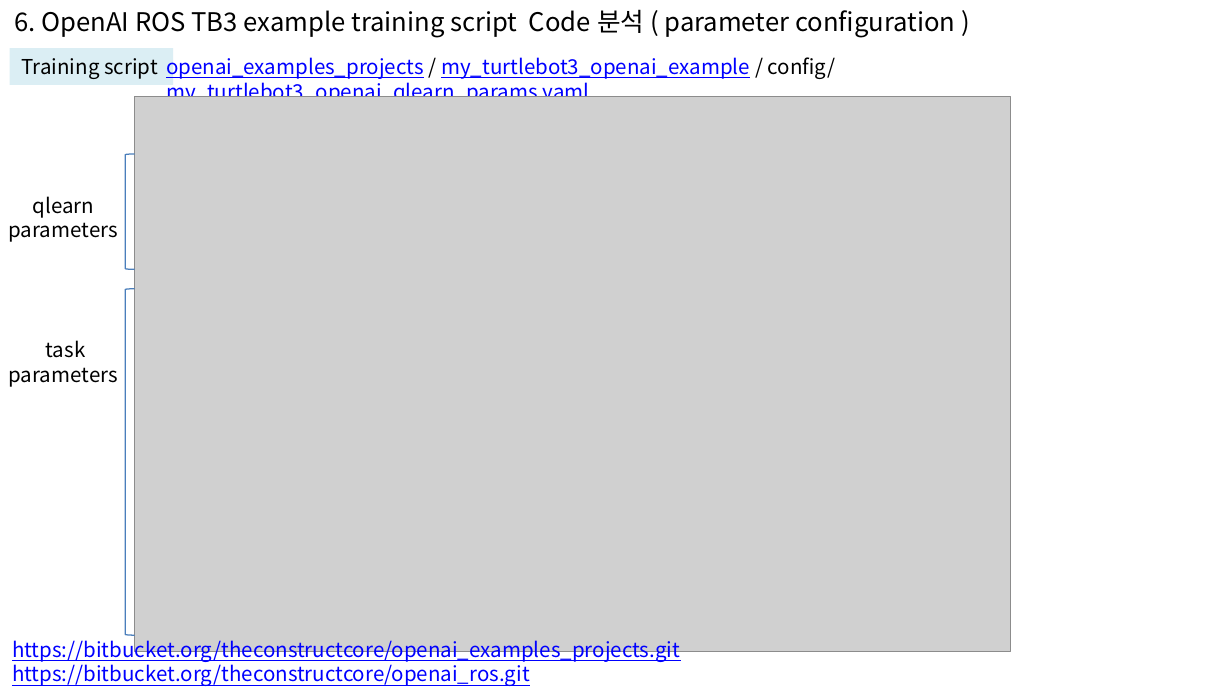
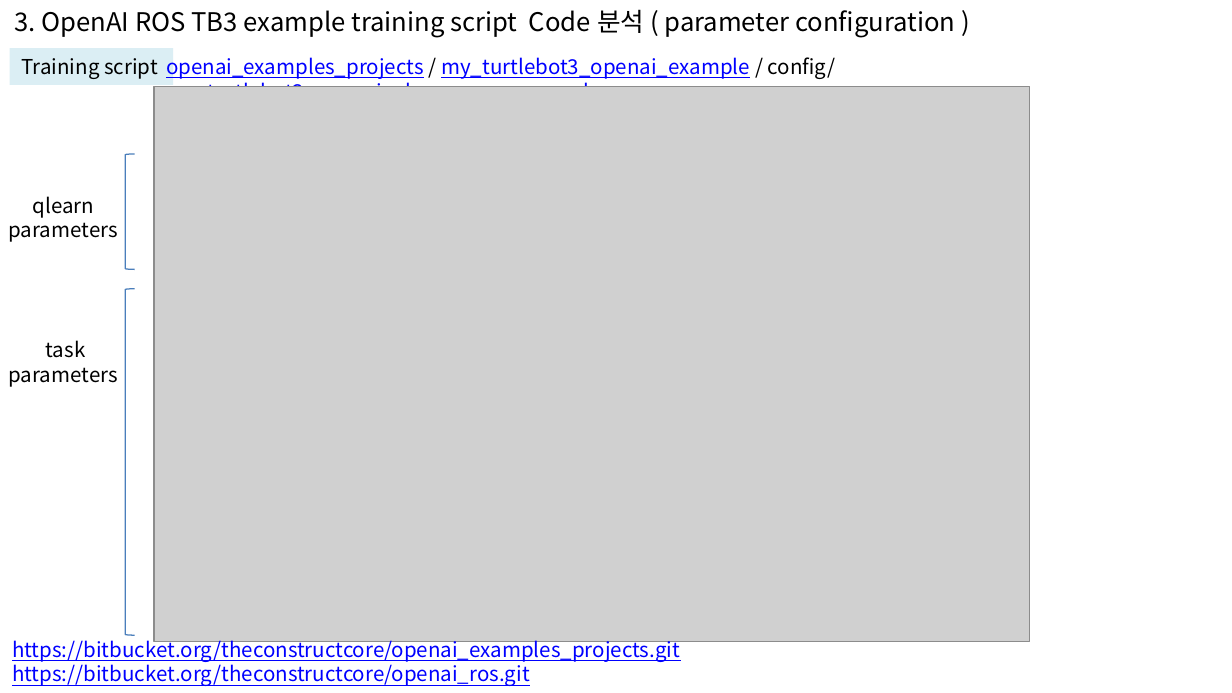
Before and after one commit to jeongam5785/documents, a slide deck: slide 17 of auturbo_2019_spring/auturbo_2019_spring_week5/openai/openai_ros.pptx (slide 15 before the commit). Drawn at 1232x693 pixels with LibreOffice and Linux fonts; fonts in the diff are those of the drawing; grey boxes stand for pictures; background and template pictures are left out. Boxes give left, top, right and bottom in pixels: in the first picture for what was removed or moved away, otherwise in the second. Text is boxed around its words. In the diff, an @@ line names an element or a change of style, - is before the commit and + after.

```diff
--- a/auturbo_2019_spring/auturbo_2019_spring_week5/openai/openai_ros.pptx
+++ b/auturbo_2019_spring/auturbo_2019_spring_week5/openai/openai_ros.pptx
@@ text at [14,9,955,38]: text changed @@
-6. OpenAI ROS TB3 example training script Code 분석 ( parameter configuration )
+3. OpenAI ROS TB3 example training script Code 분석 ( parameter configuration )
@@ picture: place and size @@
-picture at [134,96,1010,652]
+picture at [154,86,1030,642]
```
Also in this commit, not shown: 10 other slides changed, 6 slides added, 3 slides removed, 1 other file.
